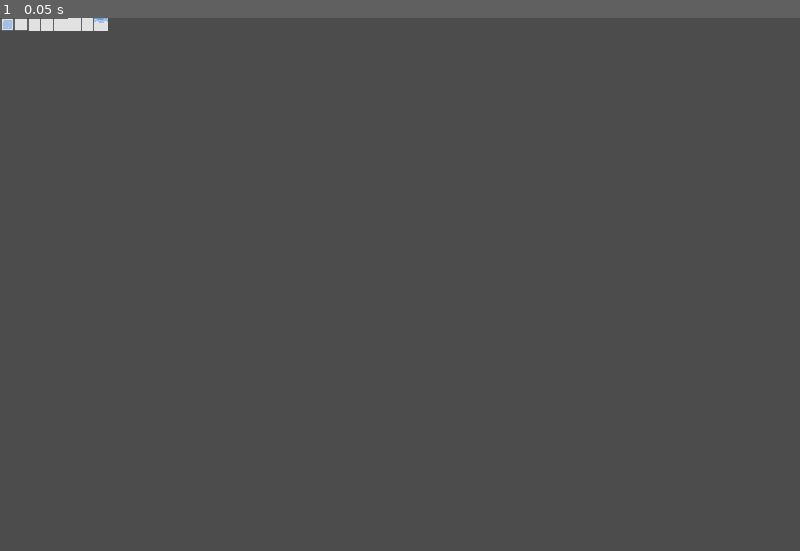
Above: before the commit, frame 1.
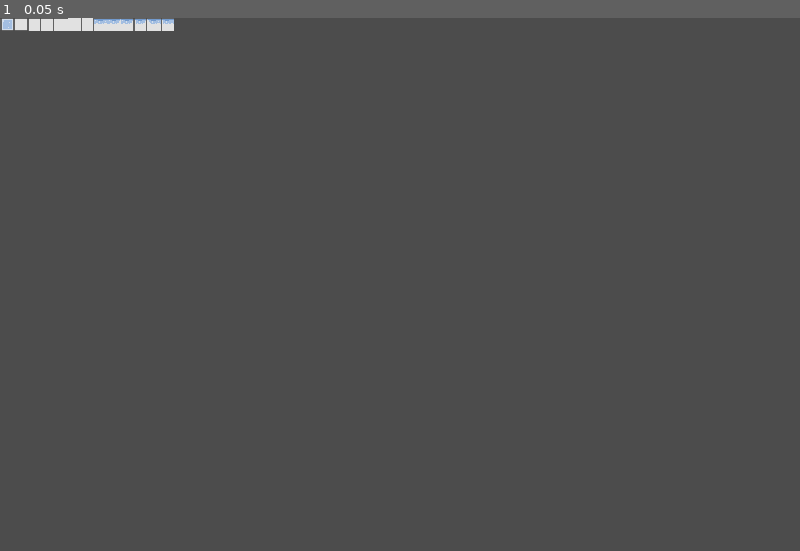
Above: after the commit, the same moment.

Repository: Rinkusuya/game1
Game: Godot game, scene res://assets/visuals/tilesets/SnowmanTileset.tscn
Same seed, same stepped clock (60 frames per second), same inputs: the game is played once before the commit and once after it. This scene is started directly instead of the project's main scene.
Inputs:
- Up to frame 1 (0.05 s): no input

The runs differ from the first frame. In frame 1, 0.2% of the frame differs, in the area x 11-22%, y 0-3%.

Commit message:
Added more Ice Floor options to SnowmanTileset

Diff:
--- a/assets/visuals/tilesets/SnowmanTileset.tres
+++ b/assets/visuals/tilesets/SnowmanTileset.tres
@@ -8,6 +8,9 @@
 [sub_resource type="RectangleShape2D" id=2]
 extents = Vector2( 8, 8 )
 
+[sub_resource type="RectangleShape2D" id=7]
+extents = Vector2( 8, 8 )
+
 [sub_resource type="RectangleShape2D" id=3]
 extents = Vector2( 8, 8 )
 
@@ -18,9 +21,6 @@
 extents = Vector2( 8, 8 )
 
 [sub_resource type="RectangleShape2D" id=6]
-extents = Vector2( 8, 8 )
-
-[sub_resource type="RectangleShape2D" id=7]
 extents = Vector2( 8, 8 )
 
 [resource]
@@ -120,11 +120,11 @@
 "shape_transform": Transform2D( 1, 0, 0, 1, 8, 8 )
 } ]
 5/z_index = 0
-6/name = "IceFloor"
+6/name = "Snow6"
 6/texture = ExtResource( 1 )
 6/tex_offset = Vector2( 0, 0 )
 6/modulate = Color( 1, 1, 1, 1 )
-6/region = Rect2( 112, 0, 16, 16 )
+6/region = Rect2( 96, 0, 16, 16 )
 6/tile_mode = 0
 6/occluder_offset = Vector2( 8, 8 )
 6/navigation_offset = Vector2( 8, 8 )
@@ -136,11 +136,11 @@
 "shape_transform": Transform2D( 1, 0, 0, 1, 8, 8 )
 } ]
 6/z_index = 0
-7/name = "Snow6"
+7/name = "IceFloor1"
 7/texture = ExtResource( 1 )
 7/tex_offset = Vector2( 0, 0 )
 7/modulate = Color( 1, 1, 1, 1 )
-7/region = Rect2( 96, 0, 16, 16 )
+7/region = Rect2( 112, 0, 16, 16 )
 7/tile_mode = 0
 7/occluder_offset = Vector2( 8, 8 )
 7/navigation_offset = Vector2( 8, 8 )
@@ -152,3 +152,83 @@
 "shape_transform": Transform2D( 1, 0, 0, 1, 8, 8 )
 } ]
 7/z_index = 0
+8/name = "IceFloor2"
+8/texture = ExtResource( 1 )
+8/tex_offset = Vector2( 0, 0 )
+8/modulate = Color( 1, 1, 1, 1 )
+8/region = Rect2( 128, 0, 16, 16 )
+8/tile_mode = 0
+8/occluder_offset = Vector2( 8, 8 )
+8/navigation_offset = Vector2( 8, 8 )
+8/shapes = [ {
+"autotile_coord": Vector2( 0, 0 ),
+"one_way": false,
+"one_way_margin": 1.0,
+"shape": SubResource( 7 ),
+"shape_transform": Transform2D( 1, 0, 0, 1, 8, 8 )
+} ]
+8/z_index = 0
+9/name = "IceFloor3"
+9/texture = ExtResource( 1 )
+9/tex_offset = Vector2( 0, 0 )
+9/modulate = Color( 1, 1, 1, 1 )
+9/region = Rect2( 144, 0, 16, 16 )
+9/tile_mode = 0
+9/occluder_offset = Vector2( 8, 8 )
+9/navigation_offset = Vector2( 8, 8 )
+9/shapes = [ {
+"autotile_coord": Vector2( 0, 0 ),
+"one_way": false,
+"one_way_margin": 1.0,
+"shape": SubResource( 7 ),
+"shape_transform": Transform2D( 1, 0, 0, 1, 8, 8 )
+} ]
+9/z_index = 0
+10/name = "IceFloor4"
+10/texture = ExtResource( 1 )
+10/tex_offset = Vector2( 0, 0 )
+10/modulate = Color( 1, 1, 1, 1 )
+10/region = Rect2( 160, 0, 16, 16 )
+10/tile_mode = 0
+10/occluder_offset = Vector2( 8, 8 )
+10/navigation_offset = Vector2( 8, 8 )
+10/shapes = [ {
+"autotile_coord": Vector2( 0, 0 ),
+"one_way": false,
+"one_way_margin": 1.0,
+"shape": SubResource( 7 ),
+"shape_transform": Transform2D( 1, 0, 0, 1, 8, 8 )
+} ]
+10/z_index = 0
+11/name = "IceFloor5"
+11/texture = ExtResource( 1 )
+11/tex_offset = Vector2( 0, 0 )
+11/modulate = Color( 1, 1, 1, 1 )
+11/region = Rect2( 176, 0, 16, 16 )
+11/tile_mode = 0
+11/occluder_offset = Vector2( 8, 8 )
+11/navigation_offset = Vector2( 8, 8 )
+11/shapes = [ {
+"autotile_coord": Vector2( 0, 0 ),
+"one_way": false,
+"one_way_margin": 1.0,
+"shape": SubResource( 7 ),
+"shape_transform": Transform2D( 1, 0, 0, 1, 8, 8 )
+} ]
+11/z_index = 0
+12/name = "IceFloor6"
+12/texture = ExtResource( 1 )
+12/tex_offset = Vector2( 0, 0 )
+12/modulate = Color( 1, 1, 1, 1 )
+12/region = Rect2( 192, 0, 16, 16 )
+12/tile_mode = 0
+12/occluder_offset = Vector2( 8, 8 )
+12/navigation_offset = Vector2( 8, 8 )
+12/shapes = [ {
+"autotile_coord": Vector2( 0, 0 ),
+"one_way": false,
+"one_way_margin": 1.0,
+"shape": SubResource( 7 ),
+"shape_transform": Transform2D( 1, 0, 0, 1, 8, 8 )
+} ]
+12/z_index = 0
--- a/assets/visuals/tilesets/SnowmanTileset.tscn
+++ b/assets/visuals/tilesets/SnowmanTileset.tscn
@@ -29,7 +29,7 @@
 editor/display_folded = true
 position = Vector2( 8, 8 )
 texture = ExtResource( 1 )
-hframes = 8
+hframes = 13
 __meta__ = {
 "_edit_group_": true
 }
@@ -45,7 +45,7 @@
 editor/display_folded = true
 position = Vector2( 24, 8 )
 texture = ExtResource( 1 )
-hframes = 8
+hframes = 13
 frame = 1
 __meta__ = {
 "_edit_group_": true
@@ -62,7 +62,7 @@
 editor/display_folded = true
 position = Vector2( 40, 8 )
 texture = ExtResource( 1 )
-hframes = 8
+hframes = 13
 frame = 2
 __meta__ = {
 "_edit_group_": true
@@ -79,7 +79,7 @@
 editor/display_folded = true
 position = Vector2( 56, 8 )
 texture = ExtResource( 1 )
-hframes = 8
+hframes = 13
 frame = 3
 __meta__ = {
 "_edit_group_": true
@@ -96,7 +96,7 @@
 editor/display_folded = true
 position = Vector2( 72, 8 )
 texture = ExtResource( 1 )
-hframes = 8
+hframes = 13
 frame = 4
 __meta__ = {
 "_edit_group_": true
@@ -113,7 +113,7 @@
 editor/display_folded = true
 position = Vector2( 88, 8 )
 texture = ExtResource( 1 )
-hframes = 8
+hframes = 13
 frame = 5
 __meta__ = {
 "_edit_group_": true
@@ -130,7 +130,7 @@
 editor/display_folded = true
 position = Vector2( 104, 8 )
 texture = ExtResource( 1 )
-hframes = 8
+hframes = 13
 frame = 6
 __meta__ = {
 "_edit_group_": true
@@ -143,19 +143,104 @@
 visible = false
 shape = SubResource( 7 )
 
-[node name="IceFloor" type="Sprite" parent="."]
+[node name="IceFloor1" type="Sprite" parent="."]
 editor/display_folded = true
 position = Vector2( 120, 8 )
 texture = ExtResource( 1 )
-hframes = 8
+hframes = 13
 frame = 7
 __meta__ = {
 "_edit_group_": true
 }
 
-[node name="StaticBody2D" type="StaticBody2D" parent="IceFloor"]
-collision_mask = 0
-
-[node name="CollisionShape2D" type="CollisionShape2D" parent="IceFloor/StaticBody2D"]
-visible = false
-shape = SubResource( 7 )
+[node name="StaticBody2D" type="StaticBody2D" parent="IceFloor1"]
+collision_mask = 0
+
+[node name="CollisionShape2D" type="CollisionShape2D" parent="IceFloor1/StaticBody2D"]
+visible = false
+shape = SubResource( 7 )
+
+[node name="IceFloor2" type="Sprite" parent="."]
+editor/display_folded = true
+position = Vector2( 136, 8 )
+texture = ExtResource( 1 )
+hframes = 13
+frame = 8
+__meta__ = {
+"_edit_group_": true
+}
+
+[node name="StaticBody2D" type="StaticBody2D" parent="IceFloor2"]
+collision_mask = 0
+
+[node name="CollisionShape2D" type="CollisionShape2D" parent="IceFloor2/StaticBody2D"]
+visible = false
+shape = SubResource( 7 )
+
+[node name="IceFloor3" type="Sprite" parent="."]
+editor/display_folded = true
+position = Vector2( 152, 8 )
+texture = ExtResource( 1 )
+hframes = 13
+frame = 9
+__meta__ = {
+"_edit_group_": true
+}
+
+[node name="StaticBody2D" type="StaticBody2D" parent="IceFloor3"]
+collision_mask = 0
+
+[node name="CollisionShape2D" type="CollisionShape2D" parent="IceFloor3/StaticBody2D"]
+visible = false
+shape = SubResource( 7 )
+
+[node name="IceFloor4" type="Sprite" parent="."]
+editor/display_folded = true
+position = Vector2( 168, 8 )
+texture = ExtResource( 1 )
+hframes = 13
+frame = 10
+__meta__ = {
+"_edit_group_": true
+}
+
+[node name="StaticBody2D" type="StaticBody2D" parent="IceFloor4"]
+collision_mask = 0
+
+[node name="CollisionShape2D" type="CollisionShape2D" parent="IceFloor4/StaticBody2D"]
+visible = false
+shape = SubResource( 7 )
+
+[node name="IceFloor5" type="Sprite" parent="."]
+editor/display_folded = true
+position = Vector2( 184, 8 )
+texture = ExtResource( 1 )
+hframes = 13
+frame = 11
+__meta__ = {
+"_edit_group_": true
+}
+
+[node name="StaticBody2D" type="StaticBody2D" parent="IceFloor5"]
+collision_mask = 0
+
+[node name="CollisionShape2D" type="CollisionShape2D" parent="IceFloor5/StaticBody2D"]
+visible = false
+shape = SubResource( 7 )
+
+[node name="IceFloor6" type="Sprite" parent="."]
+editor/display_folded = true
+position = Vector2( 200, 8 )
+texture = ExtResource( 1 )
+hframes = 13
+frame = 12
+__meta__ = {
+"_edit_group_": true
+}
+
+[node name="StaticBody2D" type="StaticBody2D" parent="IceFloor6"]
+collision_mask = 0
+
+[node name="CollisionShape2D" type="CollisionShape2D" parent="IceFloor6/StaticBody2D"]
+visible = false
+shape = SubResource( 7 )
Binary file changed: assets/visuals/tilesets/snowman_tileset.aseprite
Binary file changed: assets/visuals/tilesets/snowman_tileset.png
